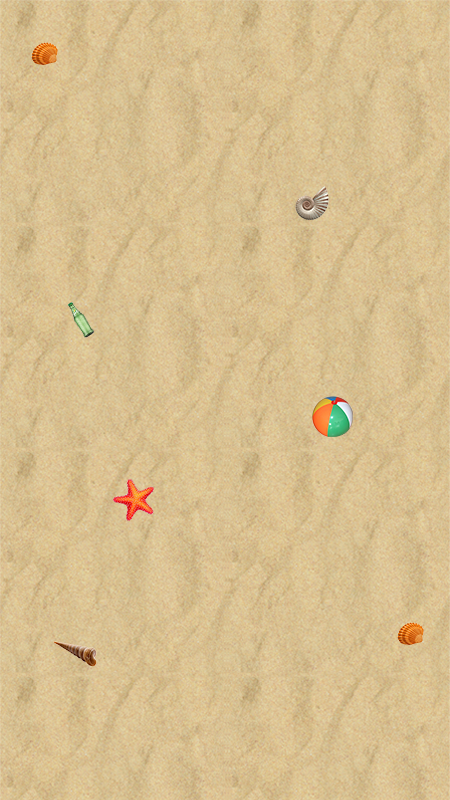
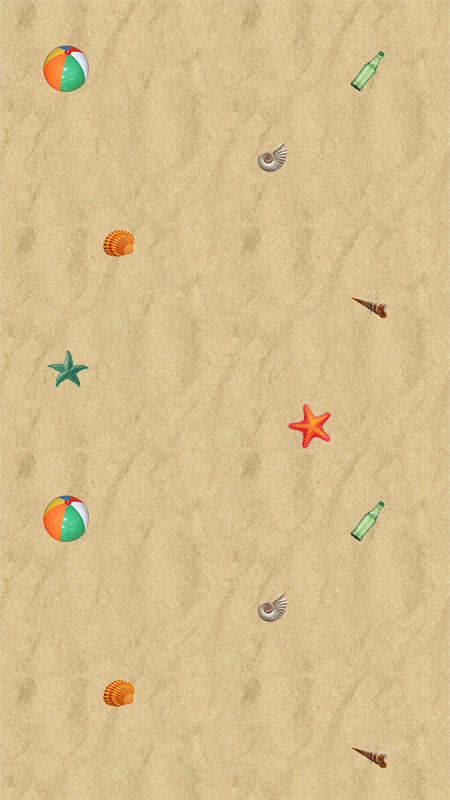
Two versions of the same layered image (450×800). Layer-by-layer changes:
removed layer "BeachStuffs" over [31, 42, 424, 667]
added layer "longshell copy" above "longshell" over [43, 495, 388, 769]
added layer "longshell" above "Beach" over [43, 45, 388, 450]
